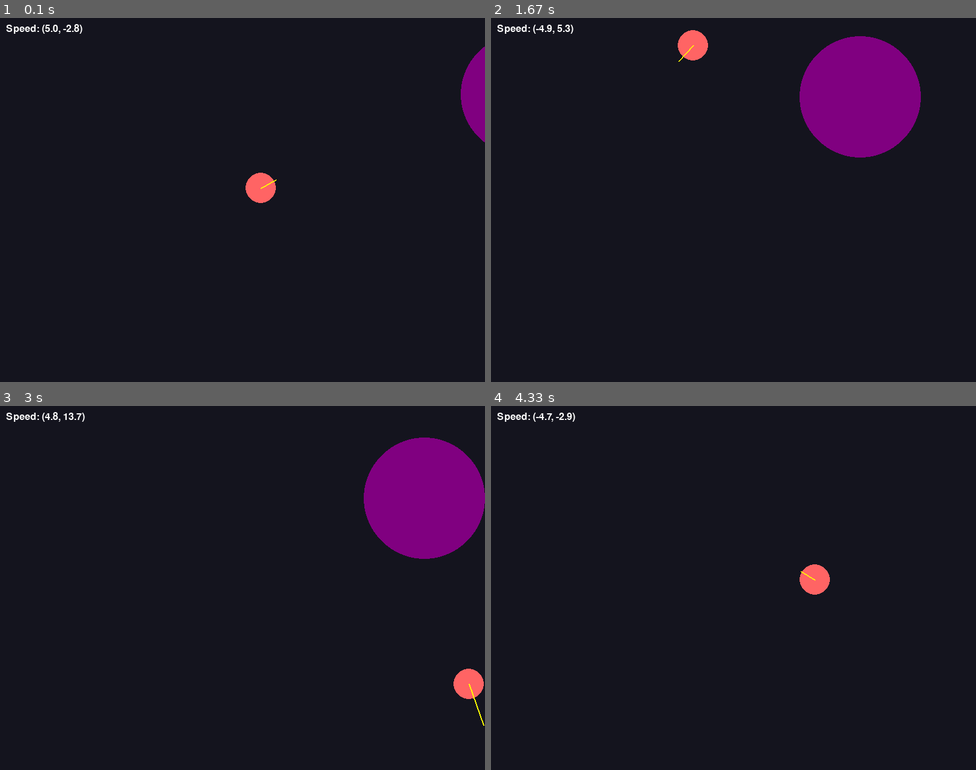
Above: before the commit, frames 1-4 (two rows, left to right).
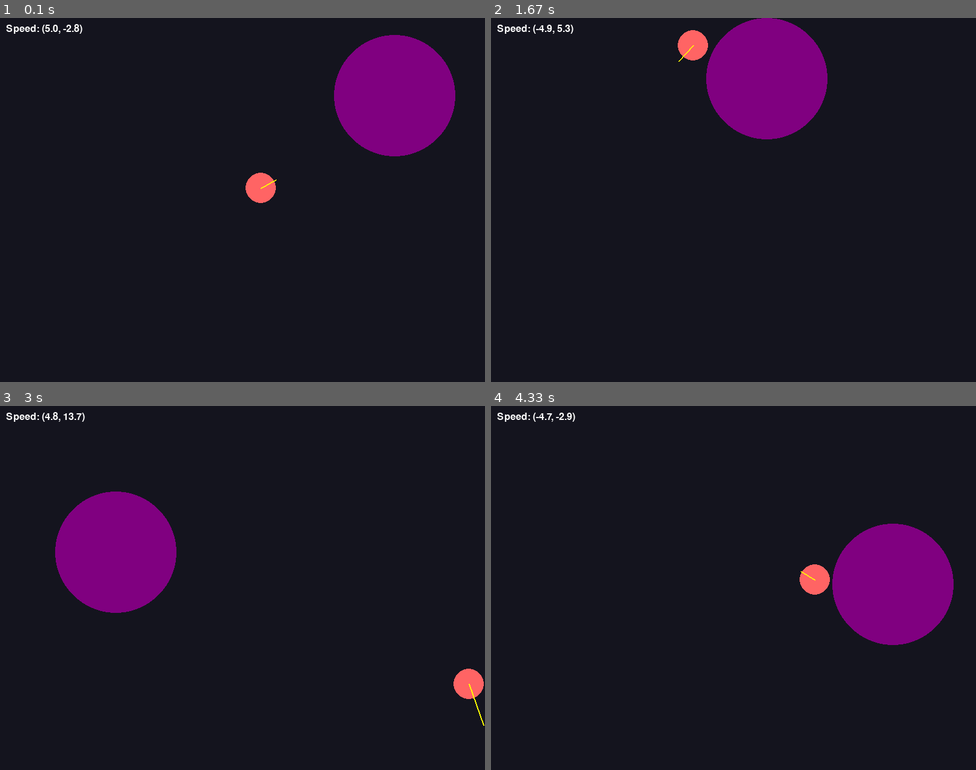
Above: after the commit, the same moments.

Repository: bruno767/Pygame-CBL-Project
Game: pygame game, started from challenges/challenge_1_2_bouncing_ball.py
The game is run twice, just before and just after one commit, with the same random seed, the same clock (stepped at 60 frames per second) and the same inputs.
Inputs (mouse positions are in pixels of both pictures, inside the frame that each line leads up to):
- Up to frame 1 (0.1 s): no input
- Up to frame 2 (1.67 s): click (888, 189) at 0.38 s; click (782, 280) at 0.72 s; click (912, 327) at 1.05 s; click (743, 76) at 1.38 s
- Up to frame 3 (3 s): click (247, 624) at 1.72 s; click (368, 646) at 2.05 s; click (58, 507) at 2.38 s; click (417, 558) at 2.72 s
- Up to frame 4 (4.33 s): click (903, 660) at 3.05 s; click (752, 573) at 3.38 s; click (626, 522) at 3.72 s; click (864, 628) at 4.05 s

The runs differ from the first frame. In frame 1, 7.4% of the frame differs, in the area x 68-100%, y 4-38%; in frame 2, 12%; in frame 3, 13%, in the area x 11-100%, y 8-57%; in frame 4, 6.5%.

Commit message:
fix : fixed ball bouncing on the x axis edge

Diff:
--- a/challenges/challenge_1_2_bouncing_ball.py
+++ b/challenges/challenge_1_2_bouncing_ball.py
@@ -40,7 +40,7 @@
 
 # Ball 2 properties
 ball_2_x = WINDOW_WIDTH  # Start in top right
-ball_2_y = 0
+ball_2_y = BALL_2_RADIUS
 
 # Velocity vector: (speed_x, speed_y)
 # This represents both direction AND speed
@@ -48,7 +48,9 @@
 speed_y = -4  # Negative means moving up
 
 speed_2_x = speed_x * 2
-speed_2_y = speed_x * -1
+speed_2_y = speed_y * -1
+
+
 
 # Physics properties
 bounce_damping = 0.98  # Energy loss on bounce (0.98 = 2% energy lost)
@@ -102,7 +104,8 @@
         print(f"💥 Bounced ball 1 off left wall! Speed: {speed_x:.2f}")
 
     # right edge ball 2
-    if ball_x + BALL_2_RADIUS > WINDOW_WIDTH:
+    if ball_2_x + BALL_2_RADIUS > WINDOW_WIDTH:
+
         ball_2_x = WINDOW_WIDTH - BALL_2_RADIUS  # Keep ball on screen
         speed_2_x = -speed_2_x * bounce_damping  # Reverse and lose energy
         print(f"💥 Bounced ball 2  off right wall! Speed: {speed_2_x:.2f}")
